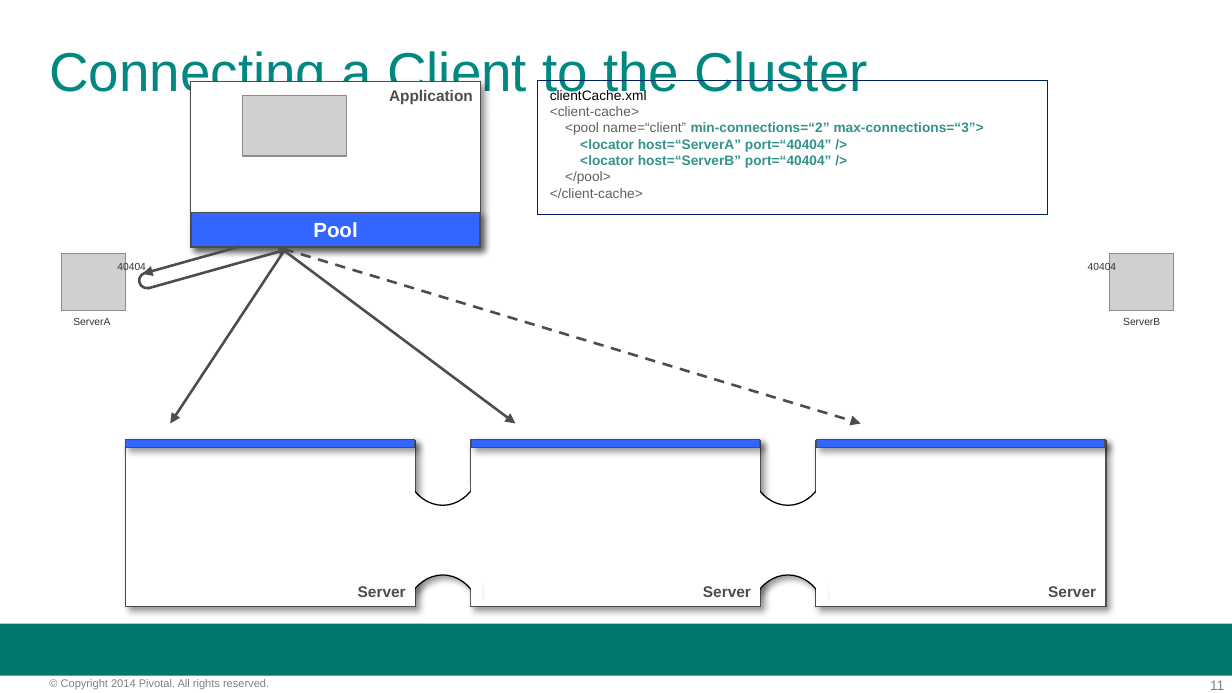
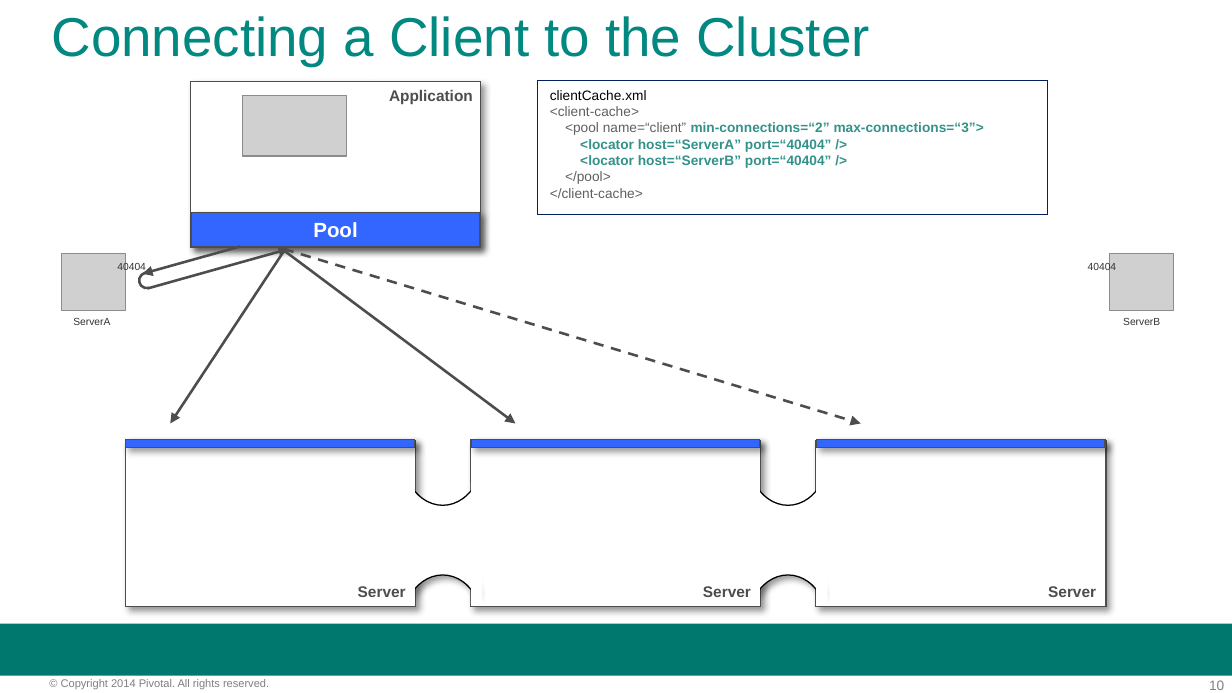
Before and after one commit to vmware-archive/BigDataRoadshow-labs, a slide deck: slide 10 of decks/01_gemfire_overview.pptx (slide 11 before the commit). Drawn at 1232x693 pixels with LibreOffice and Linux fonts; fonts in the diff are those of the drawing; grey boxes stand for pictures; background and template pictures are left out. Boxes give left, top, right and bottom in pixels: in the first picture for what was removed or moved away, otherwise in the second. Text is boxed around its words. In the diff, an @@ line names an element or a change of style, - is before the commit and + after.

```diff
--- a/decks/01_gemfire_overview.pptx
+++ b/decks/01_gemfire_overview.pptx
@@ title "Connecting a Client to the ...": place and size @@
-title "Connecting a Client to the ..." at (49, 51, 867, 101)
+title "Connecting a Client to the ..." at (52, 16, 869, 66)
@@ page number at (1209, 680, 1224, 690): text changed @@
-11
+10
```
Also in this commit, not shown: 1 other slide changed, 1 slide removed.
